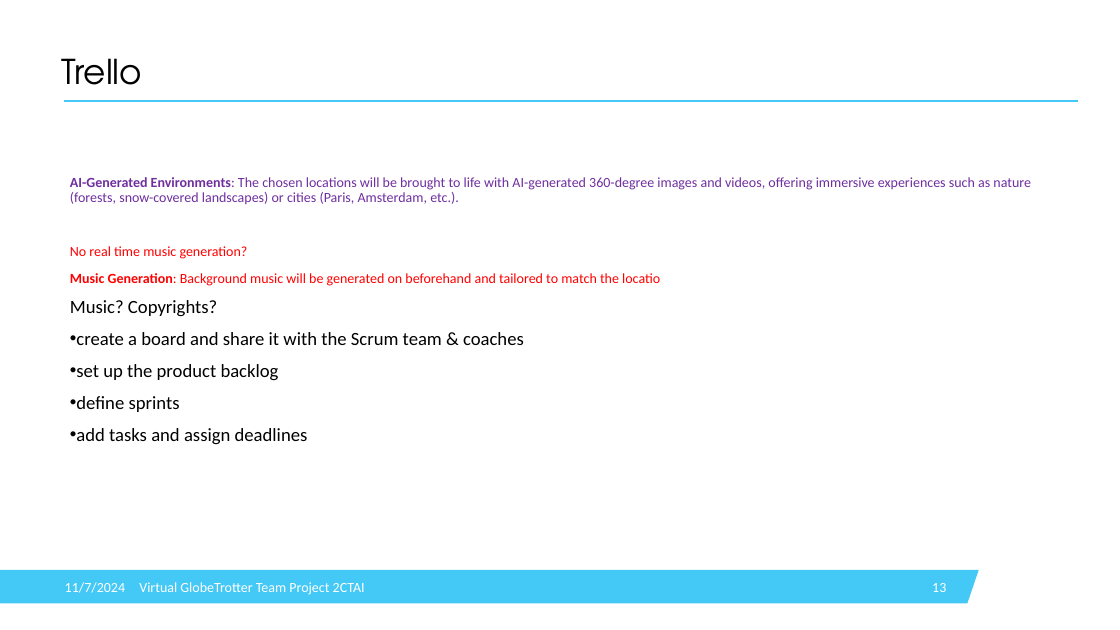
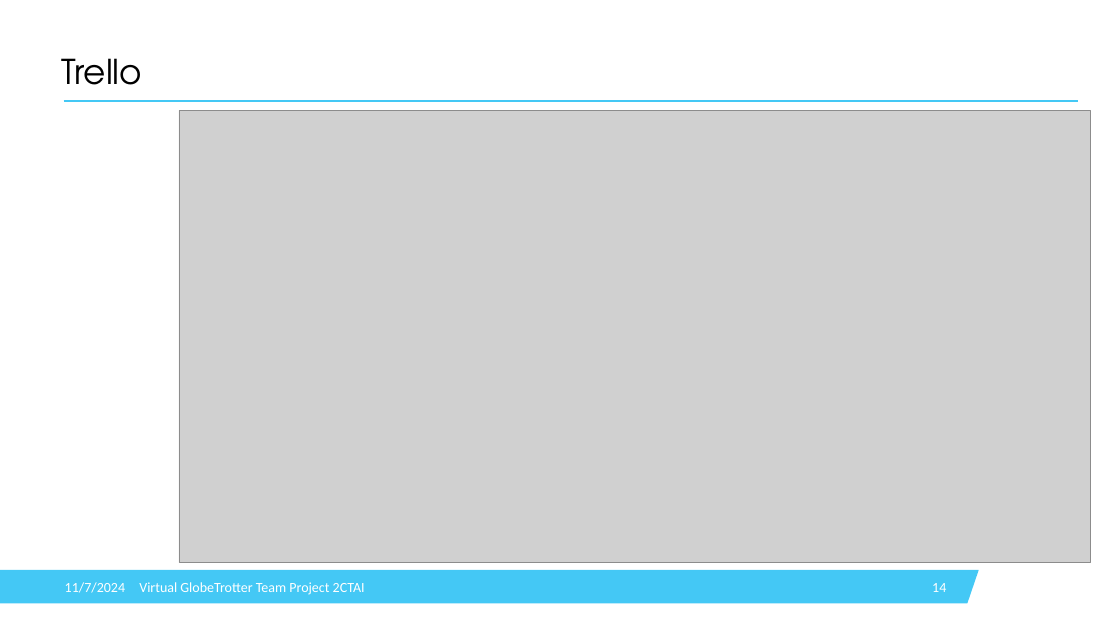
Before and after one commit to IsabelleDesle/VirtualGlobeTrotter, a slide deck: slide 14 of Presentation/PresentationVGT.pptx (slide 13 before the commit). Drawn at 1120x630 pixels with LibreOffice and Linux fonts; fonts in the diff are those of the drawing; grey boxes stand for pictures; background and template pictures are left out. Boxes give left, top, right and bottom in pixels: in the first picture for what was removed or moved away, otherwise in the second. Text is boxed around its words. In the diff, an @@ line names an element or a change of style, - is before the commit and + after.

```diff
--- a/Presentation/PresentationVGT.pptx
+++ b/Presentation/PresentationVGT.pptx
@@ picture added at (x1=179, y1=111, x2=1090, y2=563) @@
@@ text removed at (x1=70, y1=177, x2=1031, y2=444) @@
-AI-Generated Environments: The chosen locations will be brought to life with AI-generated 360-degree images and videos, offering immersive experiences such as nature (forests, snow-covered landscapes) or cities (Paris, Amsterdam, etc.).
-No real time music generation?
-Music Generation: Background music will be generated on beforehand and tailored to match the locatio
-Music? Copyrights?
-• create a board and share it with the Scrum team & coaches
-• set up the product backlog
-• define sprints
-• add tasks and assign deadlines
@@ page number at (x1=932, y1=583, x2=946, y2=592): text changed @@
-13
+14
```
Also in this commit, not shown: 11 other slides changed, 3 slides added, 2 slides removed, 6 other files.
